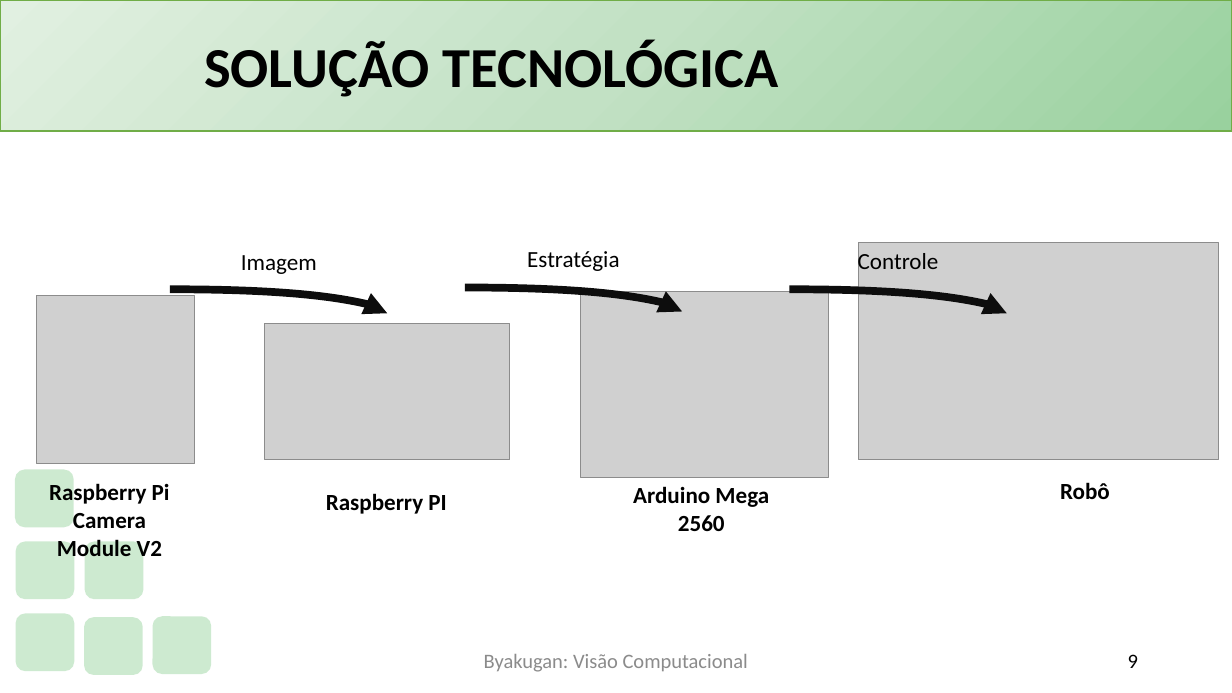
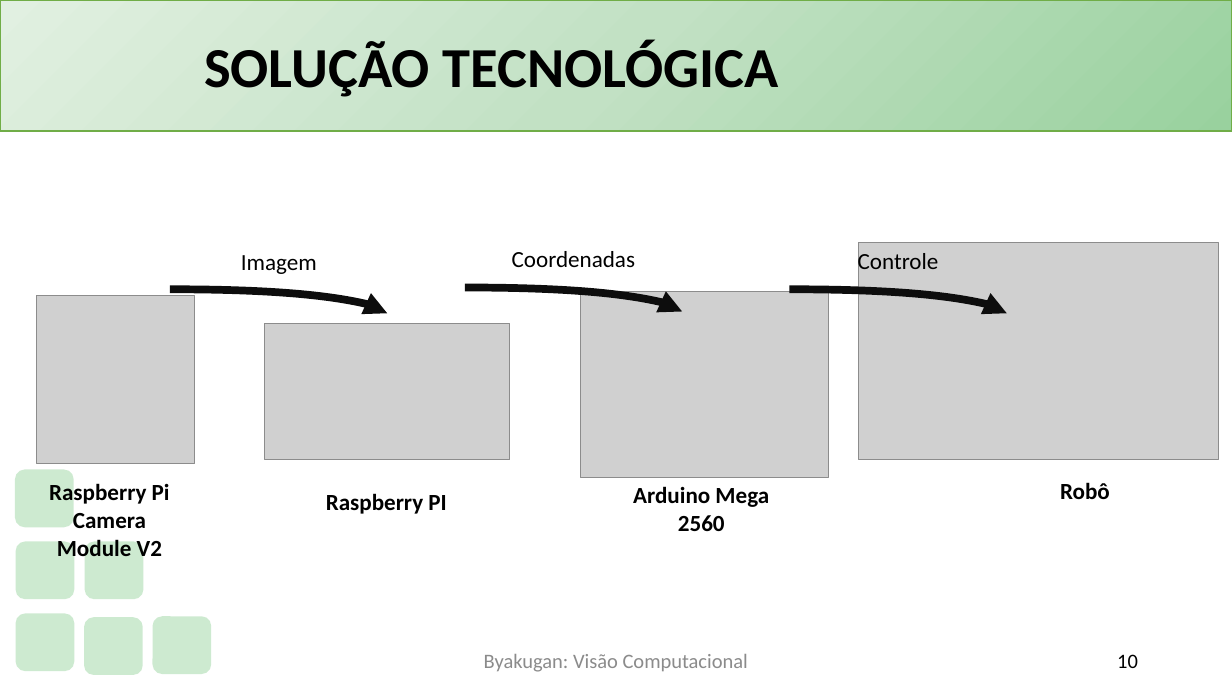
Before and after one commit to PauloVLB/Projeto_Integrador, a slide deck: slide 10 of Slide.pptx (slide 9 before the commit). Drawn at 1232x693 pixels with LibreOffice and Linux fonts; fonts in the diff are those of the drawing; grey boxes stand for pictures; background and template pictures are left out. Boxes give left, top, right and bottom in pixels: in the first picture for what was removed or moved away, otherwise in the second. Text is boxed around its words. In the diff, an @@ line names an element or a change of style, - is before the commit and + after.

```diff
--- a/Slide.pptx
+++ b/Slide.pptx
@@ text at box(512, 251, 635, 267): text changed @@
-Estratégia
+Coordenadas
@@ page number at box(1117, 654, 1138, 668): text changed @@
-9
+10
```
Also in this commit, not shown: 7 other slides changed, 1 slide added, 2 other files.
